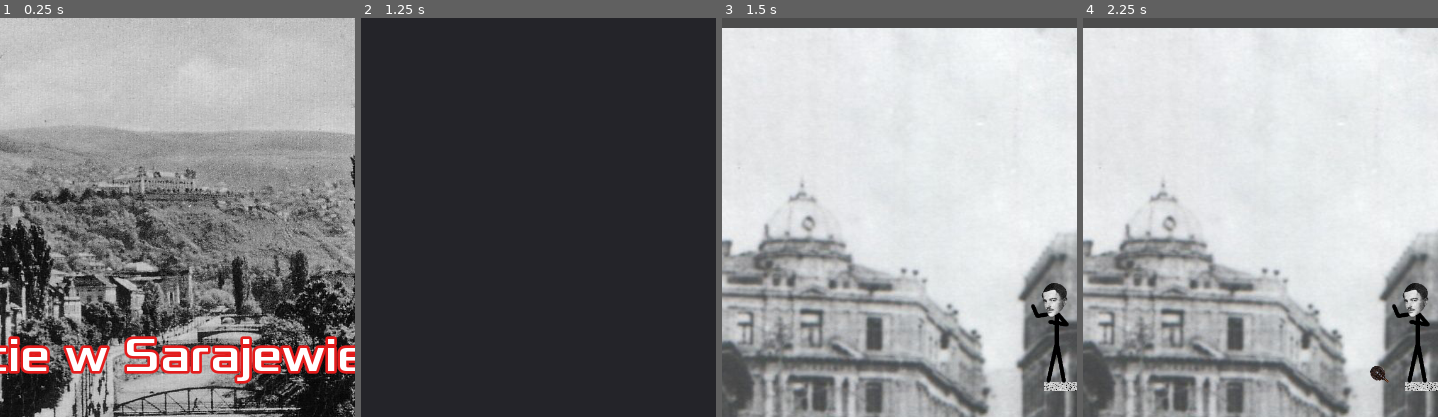
Above: before the commit, frames 1-4 (left to right).
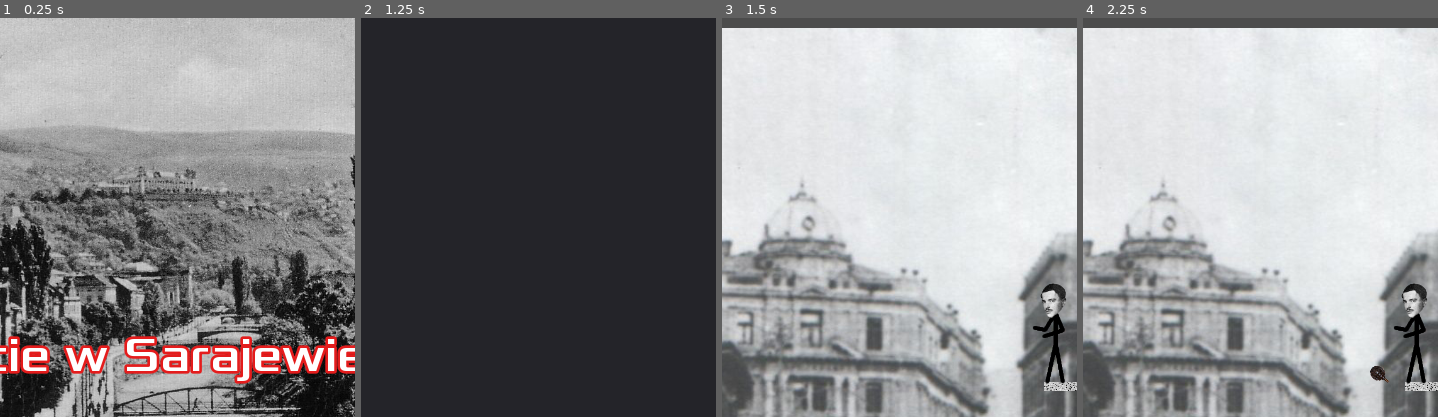
Above: after the commit, the same moments.

Repository: MrAstorii/Zadanie01
Game: Godot game, scene res://Świat.tscn
Two runs of this game, one before a commit and one after it. Both use one fixed random seed, a clock stepped at 60 frames per second and the inputs below.
Inputs (mouse positions are % of the whole screen's width and height, from its top left):
- Up to frame 1 (0.25 s): no input
- Up to frame 2 (1.25 s): click "Rozpocznij" at 0.5 s
- Up to frame 3 (1.5 s): click "Pomiń" at 1.25 s
- Up to frame 4 (2.25 s): move the mouse to (72, 45) at 2.02 s; press the mouse at (72, 45) at 2.03 s; hold Right (ui_right) from 2.03 s (still down)
The pictures show only the part of the screen within x 41-91%, y 0-50%; the shares and areas given below are measured in that part.

Frames 1-2 are identical in both runs. In frame 3, 0.6% of the frame differs, in the area x 87-98%, y 66-92%; in frame 4, 0.6%.

Commit message:
Update BadBoy.tscn

Diff:
--- a/Zadanie01/BadBoy.tscn
+++ b/Zadanie01/BadBoy.tscn
@@ -20,7 +20,7 @@
 
 [node name="BadBoy" type="KinematicBody2D"]
 collision_layer = 4
-collision_mask = 7
+collision_mask = 6
 script = ExtResource( 1 )
 __meta__ = {
 "_edit_group_": true
@@ -30,7 +30,6 @@
 scale = Vector2( 0.6, 0.6 )
 frames = SubResource( 1 )
 animation = "be"
-frame = 1
 playing = true
 flip_h = true
 
